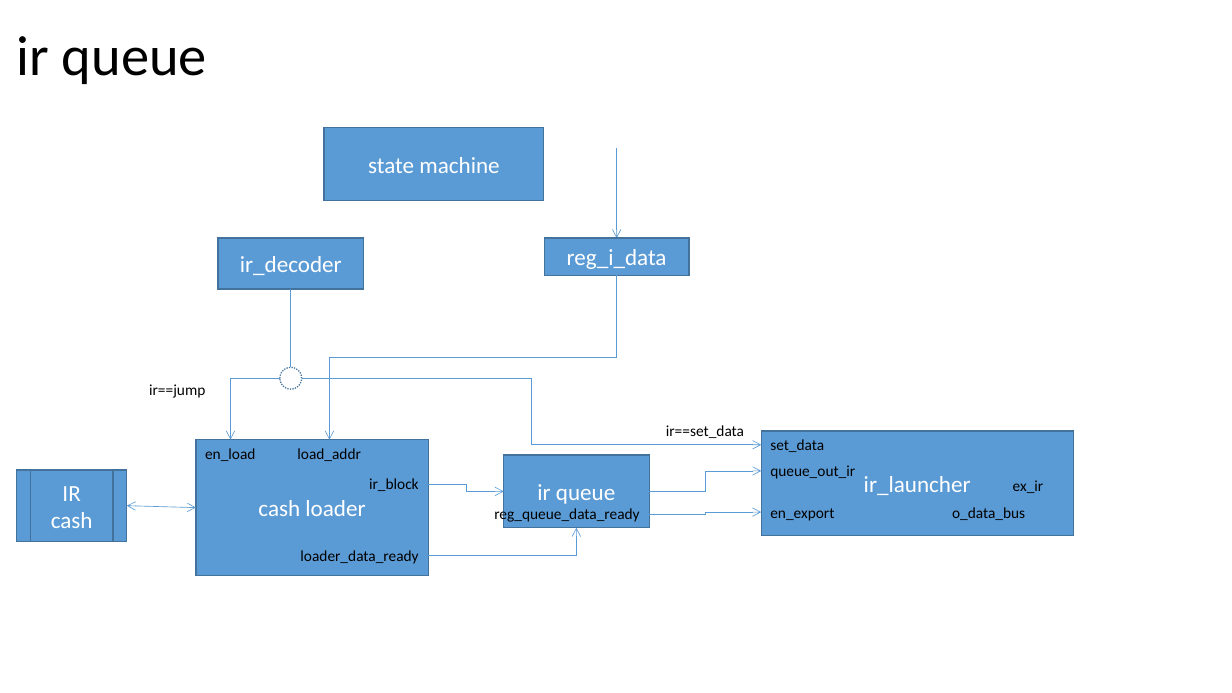
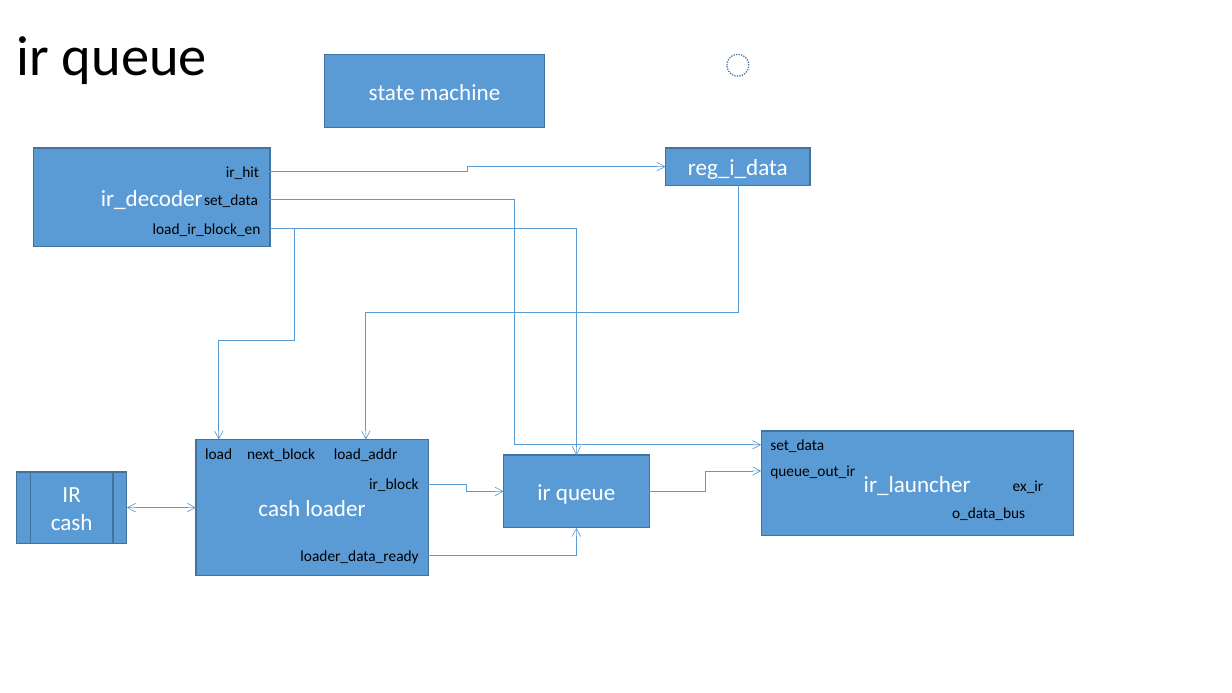
Before and after one commit to belang/black_bean, a slide deck: slide 4 of doc/structure.pptx. Drawn at 1232x693 pixels with LibreOffice and Linux fonts; fonts in the diff are those of the drawing. Boxes give left, top, right and bottom in pixels: in the first picture for what was removed or moved away, otherwise in the second. Text is boxed around its words. In the diff, an @@ line names an element or a change of style, - is before the commit and + after.

Commit message:
ir queue version 1

```diff
--- a/doc/structure.pptx
+++ b/doc/structure.pptx
@@ rectangle "state machine": place and size @@
-rectangle "state machine" at [324,128,544,201]
+rectangle "state machine" at [324,55,544,128]
@@ ellipse: place and size @@
-ellipse at [280,368,302,390]
+ellipse at [727,55,750,77]
@@ rectangle "ir_decoder": place and size @@
-rectangle "ir_decoder" at [218,238,363,289]
+rectangle "ir_decoder" at [33,148,270,247]
@@ arrow removed from (616, 148) to (616, 238) @@
@@ rectangle "reg_i_data": place and size @@
-rectangle "reg_i_data" at [544,238,689,275]
+rectangle "reg_i_data" at [665,148,810,185]
@@ text at [226,166,259,179]: text changed @@
-ir==jump
+ir_hit
@@ elbow arrow added from (269, 172) to (665, 166), #5B9BD5 0.5 pt @@
@@ text at [204,194,258,207]: text changed @@
-ir==set_data
+set_data
@@ elbow arrow moved from (302, 378) - (762, 445) to (267, 200) - (762, 445) @@
@@ elbow arrow moved from (616, 275) - (330, 440) to (738, 185) - (366, 440) @@
@@ text added at [153,223,261,236], 12 pt, text #000000 @@
+load_ir_block_en
@@ elbow arrow moved from (280, 378) - (230, 440) to (270, 228) - (219, 440) @@
@@ elbow arrow added from (270, 228) to (577, 455), #5B9BD5 0.5 pt @@
@@ line removed from (291, 289) to (291, 368) @@
@@ text at [205,448,232,459]: text changed @@
-en_load
+load
@@ text added at [247,448,315,461], 12 pt, text #000000 @@
+next_block
@@ text "load_addr": place and size @@
-text "load_addr" at [297,448,361,461]
+text "load_addr" at [334,448,398,461]
@@ text removed at [494,506,639,524] @@
-reg_queue_data_ready
@@ text removed at [770,508,834,521] @@
-en_export
@@ elbow arrow removed from (650, 514) to (762, 512) @@
```
Also in this commit, not shown: 5 other files.
